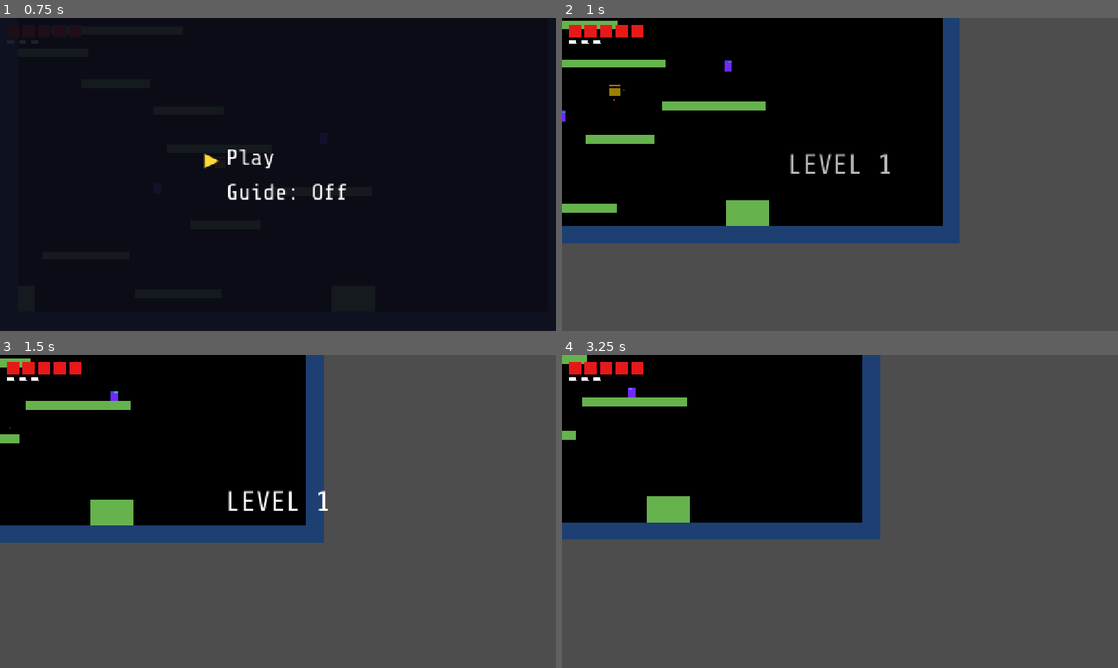
Above: before the commit, frames 1-4 (two rows, left to right).
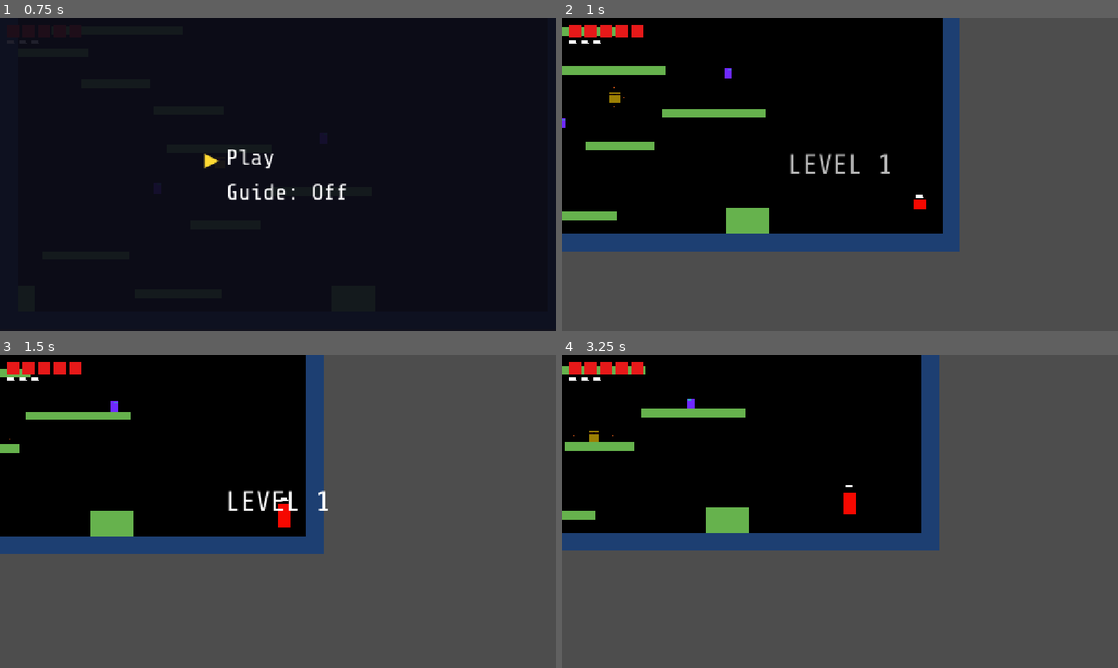
Above: after the commit, the same moments.

Repository: danngreen/fuzzy-world-2.0
Game: Godot game, scene res://scenes/main.tscn
Same seed, same stepped clock (60 frames per second), same inputs: the game is played once before the commit and once after it.
Inputs:
- Up to frame 1 (0.75 s): tap Enter at 0.5 s; hold Right (move_right) from 0.53 s (still down)
- Up to frame 2 (1 s): keep holding Right (move_right); tap Space (jump) at 0.77 s
- Up to frame 3 (1.5 s): keep holding Right (move_right)
- Up to frame 4 (3.25 s): tap Space (jump) at 1.52, 3.02 s; release Right (move_right) at 2.03 s; hold Left (move_left) 2.03-2.78 s; hold Right (move_right) from 2.78 s (still down)

Frame 1 is identical in both runs. In frame 2, 7.0% of the frame differs, in the area x 0-72%, y 0-75%; in frame 3, 5.9%; in frame 4, 16%, in the area x 0-68%, y 0-63%.

Commit message:
Show initial spawn when starting

Diff:
--- a/scenes/ui/intro_screen.gd
+++ b/scenes/ui/intro_screen.gd
@@ -79,6 +79,7 @@
 		if guide_enabled:
 			main.start_guide()
 		get_tree().paused = false
+		main.initial_spawn()
 		queue_free()
 	elif selected == 1:  # Guide toggle
 		guide_enabled = not guide_enabled
